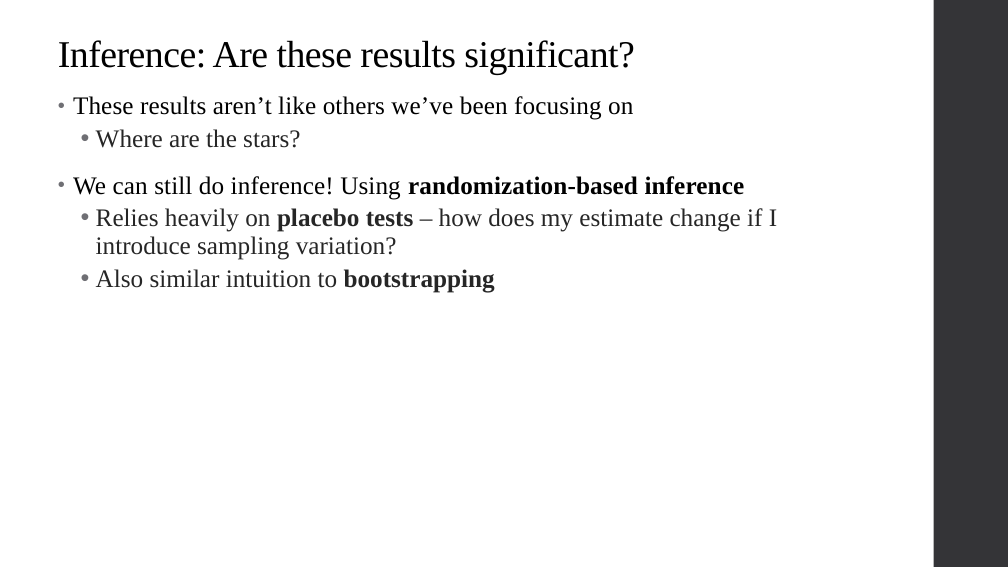
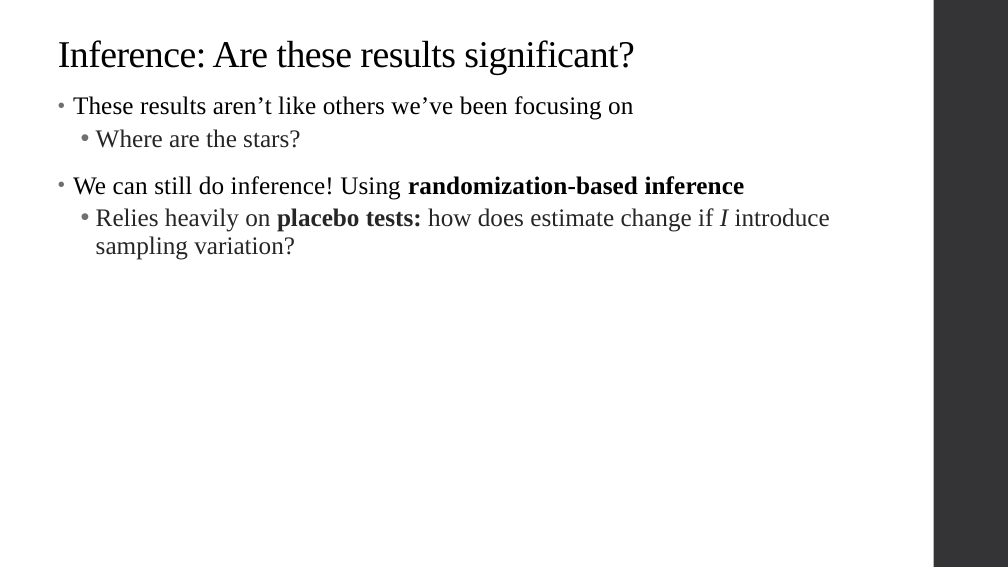
Before and after one commit to qiufei/fork-HAD5744, a slide deck: slide 19 of Lecture10_SyntheticControl_QuantileRegression/Lecture10_SyntheticControl_QuantileRegression.pptx (slide 18 before the commit). Drawn at 1008x567 pixels with LibreOffice and Linux fonts; fonts in the diff are those of the drawing. Boxes give left, top, right and bottom in pixels: in the first picture for what was removed or moved away, otherwise in the second. Text is boxed around its words. In the diff, an @@ line names an element or a change of style, - is before the commit and + after.

```diff
--- a/Lecture10_SyntheticControl_QuantileRegression/Lecture10_SyntheticControl_QuantileRegression.pptx
+++ b/Lecture10_SyntheticControl_QuantileRegression/Lecture10_SyntheticControl_QuantileRegression.pptx
@@ text at [96,208,830,260]: text changed @@
-  • Relies heavily on placebo tests – how does my estimate change if I introduce sampling variation?
-  • Also similar intuition to bootstrapping
+  • Relies heavily on placebo tests: how does estimate change if I introduce sampling variation?
```
Also in this commit, not shown: 6 other slides changed, 7 slides added.
